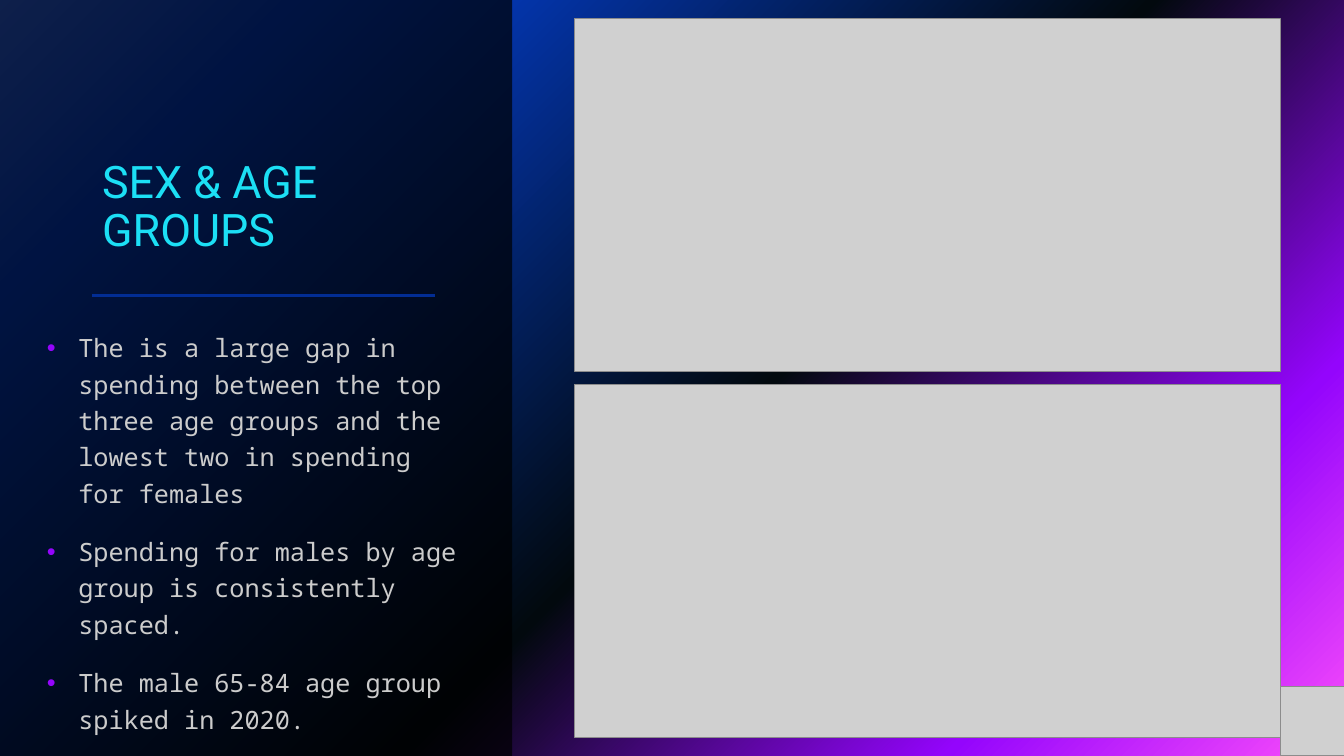
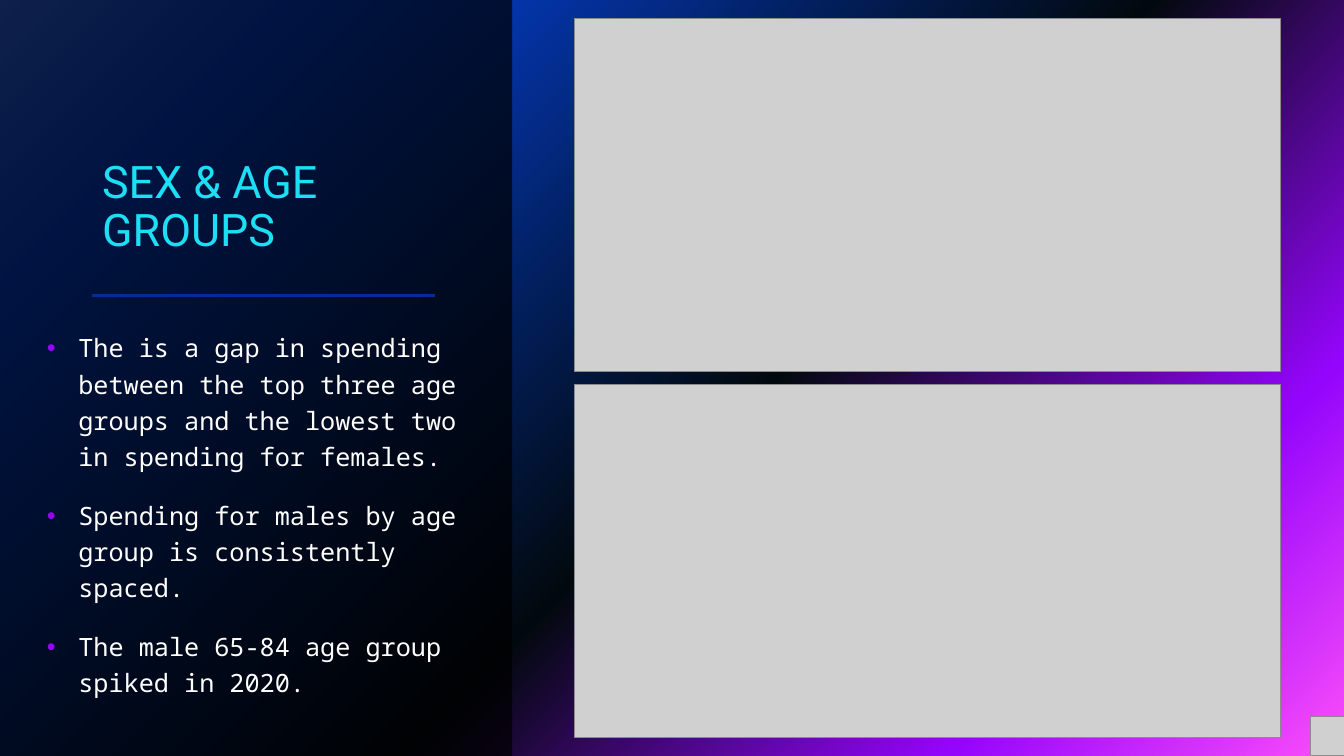
Before and after one commit to vokouns/us-healthcare-spending, a slide deck: slide 5 of Presentation.pptx. Drawn at 1344x756 pixels with LibreOffice and Linux fonts; fonts in the diff are those of the drawing; grey boxes stand for pictures. Boxes give left, top, right and bottom in pixels: in the first picture for what was removed or moved away, otherwise in the second. Text is boxed around its words. In the diff, an @@ line names an element or a change of style, - is before the commit and + after.

```diff
--- a/Presentation.pptx
+++ b/Presentation.pptx
@@ text at [78, 338, 456, 472]: text changed; text colour #CCCCCC to #FFFFFF @@
-• The is a large gap in spending between the top three age groups and the lowest two in spending for females
+• The is a gap in spending between the top three age groups and the lowest two in spending for females.
@@ text at [78, 505, 456, 662]: text colour #CCCCCC to #FFFFFF in "Spending for males by age group is ...", "The male 65-84 age group spiked in ..." @@
@@ picture: place and size @@
-picture at [1280, 687, 1344, 756]
+picture at [1311, 717, 1344, 756]
```
Also in this commit, not shown: 6 other slides changed, 1 other file.
